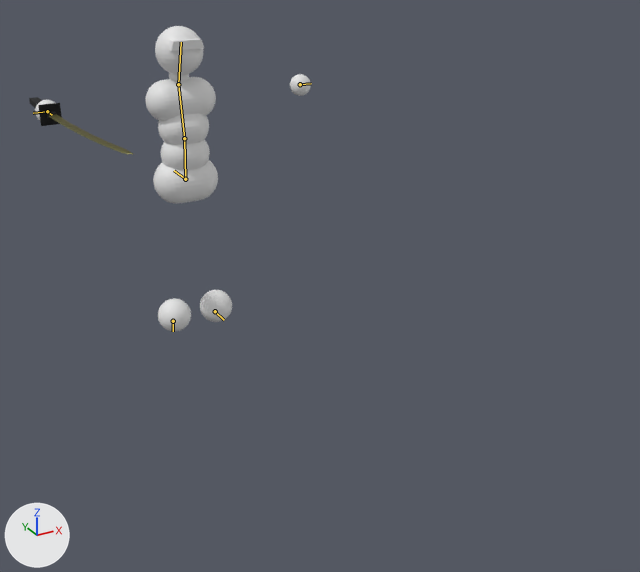
The Blender file asset_raws/simple_combat_char.blend, before and after one commit.
One viewpoint serves both versions: a 50 mm camera at (-1.68, -4.61, 2.38) aimed at (0.28, -1.04, 0.6). Every picture has the same lights, and +X, +Y and +Z are marked at lower left. The older version comes first. The bones that change, and the others that lie on the model, are drawn over the model as lines.

Names of what the first picture shows: 'Body', 'Sword'.
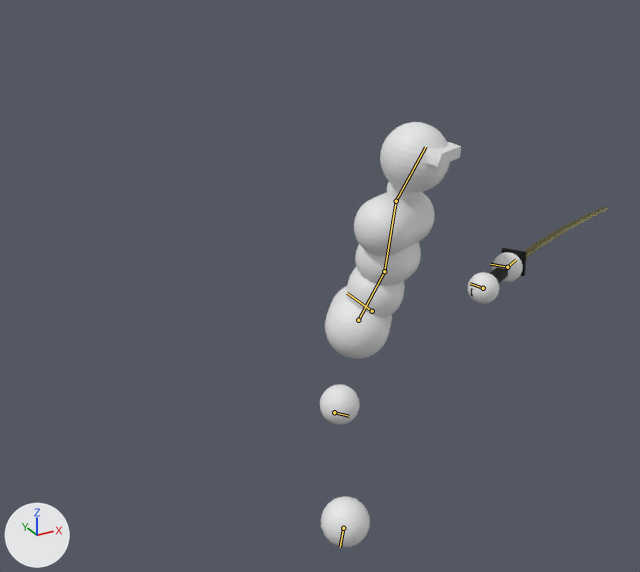
The newer file adds an action. The first version stands in its rest pose; the second is drawn at frame 10 of the action 'PC_attack_3rel'.

What changed in the scene script:
```text
Change bone_root_bone:
    where bone_root_bone = bpy.data.objects['Armature'].pose.bones['Root bone']
    bone_root_bone.location: (0.0, 0.0, 0.0) -> (0.0, -2.0, 0.0)
Change bone_lower_back:
    where bone_lower_back = bpy.data.objects['Armature'].pose.bones['Lower back']  # child of 'Root bone'
    bone_lower_back.location: (0.0, 0.0, 0.0) -> (-0.015, -0.106, 0.113)
    bone_lower_back.rotation_quaternion: (1.0, 0.0, 0.0, 0.0) -> (0.887, -0.147, 0.423, 0.115)  # degrees (0, 0, 0) -> degrees (-15, 52, 7)
Change bone_upper_back:
    where bone_upper_back = bpy.data.objects['Armature'].pose.bones['Upper back']  # child of 'Lower back'
    bone_upper_back.rotation_quaternion: (1.0, 0.0, 0.0, 0.0) -> (0.976, 0.034, -0.216, -0.013)  # degrees (0, 0, 0) -> degrees (5, -25, -3)
Change bone_head:
    where bone_head = bpy.data.objects['Armature'].pose.bones['Head']  # child of 'Upper back'
    bone_head.rotation_quaternion: (1.0, 0.0, 0.0, 0.0) -> (0.999, 0.05, 0.0, 0.0)  # degrees (0, 0, 0) -> degrees (6, 0, 0)
Change bone_hand_l:
    where bone_hand_l = bpy.data.objects['Armature'].pose.bones['Hand.L']  # child of 'Root bone'
    bone_hand_l.location: (0.0, 0.0, 0.0) -> (-0.381, -0.339, -0.162)
    bone_hand_l.rotation_quaternion: (1.0, 0.0, 0.0, 0.0) -> (-0.673, -0.737, 0.022, -0.063)  # degrees (0, 0, 0) -> degrees (95, -7, 3)
Change bone_foot_l:
    where bone_foot_l = bpy.data.objects['Armature'].pose.bones['Foot.L']  # child of 'Root bone'
    bone_foot_l.location: (0.0, 0.0, 0.0) -> (-0.219, -0.516, 0.328)
    bone_foot_l.rotation_quaternion: (1.0, 0.0, 0.0, 0.0) -> (0.876, 0.44, -0.195, -0.026)  # degrees (0, 0, 0) -> degrees (56, -19, -13)
Change bone_hand_r:
    where bone_hand_r = bpy.data.objects['Armature'].pose.bones['Hand.R']  # child of 'Root bone'
    bone_hand_r.location: (0.0, 0.0, 0.0) -> (-0.384, -1.335, 0.037)
    bone_hand_r.rotation_quaternion: (1.0, 0.0, 0.0, 0.0) -> (-0.008, -0.011, 0.858, -0.513)  # degrees (0, 0, 0) -> degrees (62, -179, 1)
Change bone_foot_r:
    where bone_foot_r = bpy.data.objects['Armature'].pose.bones['Foot.R']  # child of 'Root bone'
    bone_foot_r.location: (0.0, 0.0, 0.0) -> (-0.051, 0.138, 0.002)
    bone_foot_r.rotation_quaternion: (1.0, 0.0, 0.0, 0.0) -> (0.989, 0.135, 0.06, 0.008)  # degrees (0, 0, 0) -> degrees (16, 7, 2)
Change bone_sword_attachment:
    where bone_sword_attachment = bpy.data.objects['Armature'].pose.bones['Sword attachment']  # child of 'Root bone'
    bone_sword_attachment.location: (0.0, 0.0, 0.0) -> (1.335, 0.036, 0.384)
    bone_sword_attachment.rotation_quaternion: (1.0, 0.0, 0.0, 0.0) -> (-0.008, -0.858, -0.513, 0.011)  # degrees (0, 0, 0) -> degrees (180, 2, 62)
```

Changed parts and their boxes (x1, y1, x2, y2) in the pictures (640 x 572 px):
'Body', posed (26% narrower, 39% taller): before (35, 26, 311, 331); after (320, 122, 523, 547)
'Sword', posed (34% wider, 59% taller): before (29, 97, 133, 154); after (470, 207, 610, 298)
bone 'Root bone', root to tip: before (185, 179) to (174, 170); after (372, 311) to (347, 293)
bone 'Lower back', root to tip: before (185, 179) to (184, 138); after (358, 320) to (384, 271)
bone 'Upper back', root to tip: before (184, 138) to (178, 84); after (384, 271) to (396, 201)
bone 'Head', root to tip: before (178, 84) to (181, 42); after (396, 201) to (425, 147)
bone 'Hand.L', root to tip: before (300, 84) to (311, 83); after (483, 288) to (470, 283)
bone 'Foot.L', root to tip: before (215, 311) to (224, 320); after (334, 412) to (349, 416)
bone 'Hand.R', root to tip: before (47, 111) to (33, 113); after (507, 267) to (490, 264)
bone 'Foot.R', root to tip: before (173, 321) to (173, 331); after (343, 528) to (340, 547)
bone 'Sword attachment', root to tip: before (47, 111) to (52, 115); after (507, 267) to (516, 259)
